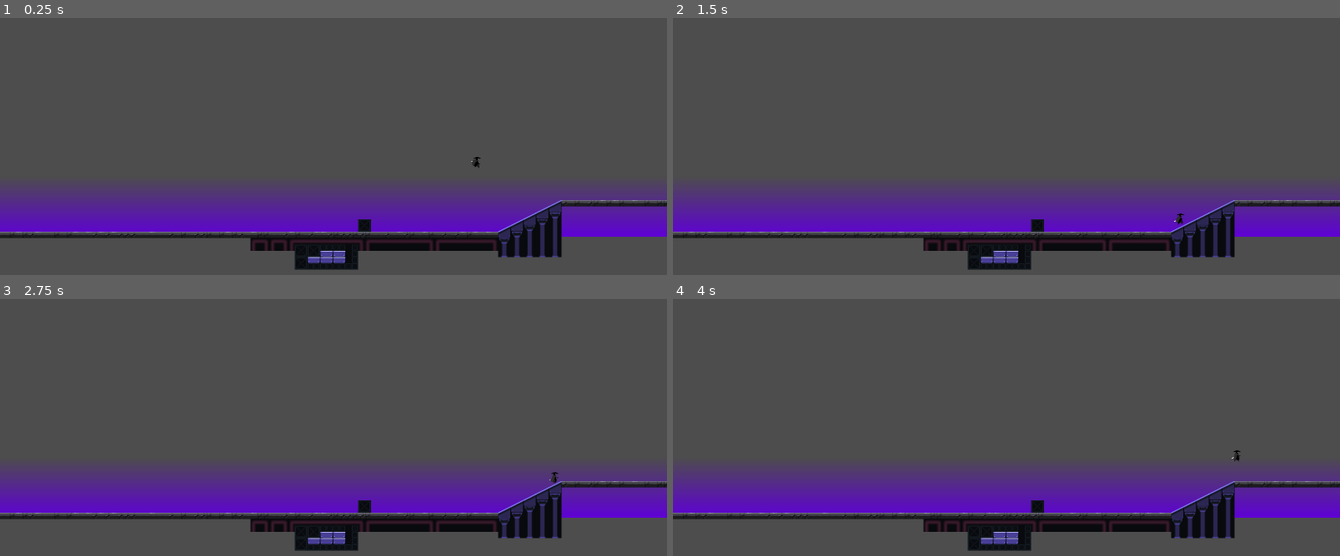
Above: before the commit, frames 1-4 (two rows, left to right).
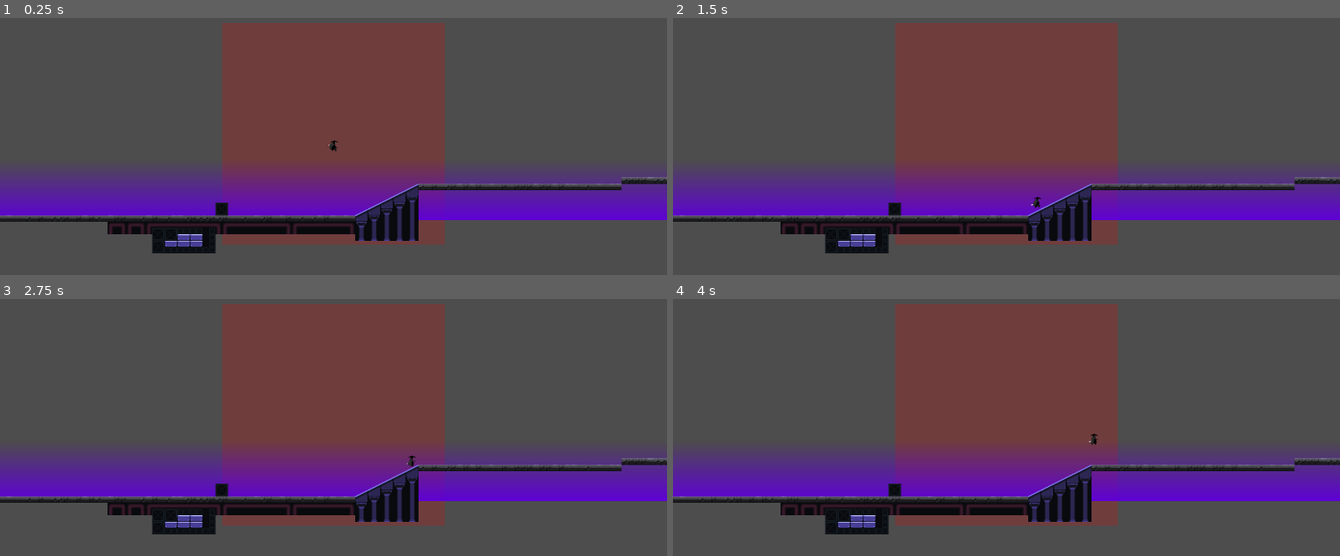
Above: after the commit, the same moments.

Repository: adamsocki/cityBoy2d
Game: Godot game, scene res://level_1.tscn
Same seed, same stepped clock (60 frames per second), same inputs: the game is played once before the commit and once after it.
Inputs (mouse positions are in pixels of both pictures, inside the frame that each line leads up to):
- Up to frame 1 (0.25 s): no input
- Up to frame 2 (1.5 s): move the mouse to (1153, 113) at 0.52 s; hold D (right) from 0.53 s (still down); tap Space (jump) at 0.77 s; tap Enter at 1.25 s; move the mouse to (873, 156) at 1.27 s
- Up to frame 3 (2.75 s): tap Space (jump) at 1.52 s; move the mouse to (400, 316) at 2.02 s; release D (right) at 2.03 s; hold Left (left) from 2.03 s (still down)
- Up to frame 4 (4 s): tap Space (jump) at 2.75, 3.02, 3.77 s; move the mouse to (973, 504) at 2.77 s; release Left (left) at 2.78 s; hold D (right) from 2.78 s (still down); tap Enter at 3.5 s; move the mouse to (1206, 481) at 3.52 s

The runs differ from the first frame. In frame 1, 48% of the frame differs, in the area x 0-100%, y 1-99%; in frame 2, 48%; in frame 3, 48%; in frame 4, 48%.

Commit message:
character in view range

Diff:
--- /dev/null
+++ b/camera.gd
@@ -0,0 +1,159 @@
+extends Camera2D
+
+# Camera follow properties
+@export var target_path: NodePath  # Path to the player node
+@export var follow_speed: float = 5.0
+@export var look_ahead_factor: float = 0.2
+
+# Dead zone properties
+@export var use_dead_zone: bool = true
+@export var dead_zone_width: float = 200  # Width of dead zone in pixels
+@export var dead_zone_height: float = 100  # Height of dead zone in pixels
+
+# Screen shake properties
+var shake_amount: float = 0
+var shake_duration: float = 0
+var default_offset: Vector2 = offset
+
+# Target node reference
+var target: Node2D
+var dead_zone_rect: Rect2
+
+func _ready() -> void:
+	# Get the target node (usually the player)
+	if target_path:
+		target = get_node(target_path)
+		global_position = target.global_position
+
+	# Initialize dead zone rectangle
+	update_dead_zone()
+
+func update_dead_zone() -> void:
+	var screen_size = get_viewport_rect().size
+	var center = screen_size / 2
+	#dead_zone_rect = Rect2(
+		#-screen_size.x - dead_zone_width/2,
+		#center.y - dead_zone_height/2,
+		#dead_zone_width,
+		#dead_zone_height
+	#)
+	# INIT POSITION and SIZE of DEAD ZONE
+	dead_zone_rect.position = get_parent().global_position
+	dead_zone_rect.position.x -= dead_zone_width  / 2
+	dead_zone_rect.position.y -= dead_zone_height / 2
+
+	dead_zone_rect.size = Vector2(dead_zone_width,dead_zone_height)
+
+	#print(dead_zone_rect)
+
+func _physics_process(delta: float) -> void:
+	if not target:
+		return
+
+	var target_pos = target.global_position
+	var camera_pos = global_position
+
+
+	var screenSize = get_viewport_rect().size
+	var topLeftPos = global_position - screenSize
+
+
+	var screen_size = get_viewport_rect().size
+	var center = screen_size / 2
+
+	if use_dead_zone:
+		#dead_zone_rect.position = get_parent().global_position
+		var target_viewport_pos = get_viewport_transform() * (target_pos)
+		#print(get_viewport().get_visible_rect().position)
+		#var screen_position = get_transform().xform_inv(global_position)
+		print(target_viewport_pos)
+		# CHECK 1
+		#
+		#
+		#
+		#if target_viewport_pos.x > center.x - dead_zone_width / 2:
+			#print("target.x > deadzone.x1")
+
+
+		if is_target_in_zone(target_viewport_pos):
+			print("target in deadzone")
+		else:
+			print("target not deadzone")
+		pass
+
+
+
+
+
+	#if use_dead_zone:
+		## Convert target's global position to local viewport coordinates
+		#var target_viewport_pos = get_viewport_transform() * (target_pos - global_position)
+		#
+		## Check if target is outside dead zone and calculate new camera position
+		#if not dead_zone_rect.has_point(target_viewport_pos):
+			## Horizontal movement
+			#if target_viewport_pos.x < dead_zone_rect.position.x:
+				#camera_target.x = target_pos.x + dead_zone_rect.position.x
+			#elif target_viewport_pos.x > dead_zone_rect.end.x:
+				#camera_target.x = target_pos.x - (get_viewport_rect().size.x - dead_zone_rect.end.x)
+			#
+			## Vertical movement
+			#if target_viewport_pos.y < dead_zone_rect.position.y:
+				#camera_target.y = target_pos.y + dead_zone_rect.position.y
+			#elif target_viewport_pos.y > dead_zone_rect.end.y:
+				#camera_target.y = target_pos.y - (get_viewport_rect().size.y - dead_zone_rect.end.y)
+	#else:
+		## Regular follow behavior
+		#camera_target = target_pos
+		#
+		## Add look-ahead based on player velocity if available
+		#if target.has_method("get_velocity"):
+			#var target_velocity = target.get_velocity()
+			#camera_target += target_velocity * look_ahead_factor
+	#
+	## Smoothly move camera to target position
+	#global_position = global_position.lerp(camera_target, follow_speed * delta)
+	#
+	## Apply screen shake if active
+	#if shake_duration > 0:
+		#shake_duration -= delta
+		#offset = default_offset + Vector2(
+			#randf_range(-1.0, 1.0) * shake_amount,
+			#randf_range(-1.0, 1.0) * shake_amount
+		#)
+		#
+		#if shake_duration <= 0:
+			#shake_duration = 0
+			#offset = default_offset
+
+
+func is_target_in_zone(targetPos: Vector2) -> bool:
+	var screen_size = get_viewport_rect().size
+	var center = screen_size / 2
+	print("center.x1_", center.x - dead_zone_width / 2)
+	print("center.x2_", center.x + dead_zone_width / 2)
+
+	print("center.y_1", center.y - dead_zone_height / 2)
+	print("center.y_2", center.y + dead_zone_height / 2)
+
+	if targetPos.x < center.x - dead_zone_width / 2:
+		return false
+	if targetPos.x > center.x + dead_zone_width / 2:
+		return false
+	if targetPos.y < center.y - dead_zone_height / 2:
+		return false
+	if targetPos.y > center.y + dead_zone_height / 2:
+		return false
+
+	return true
+#
+# Function to trigger screen shake
+func shake(amount: float, duration: float) -> void:
+	shake_amount = amount
+	shake_duration = duration
+
+# Optional: Debug draw to visualize dead zone (can be removed in production)
+func _draw() -> void:
+	if use_dead_zone:
+		var color = Color(1, 0, 0, 0.2)
+		draw_rect(dead_zone_rect, color, true)
--- /dev/null
+++ b/camera.tscn
@@ -0,0 +1,6 @@
+[gd_scene load_steps=2 format=3 uid="uid://b4b2l3ltg0i4q"]
+
+[ext_resource type="Script" path="res://camera.gd" id="1_lq6j8"]
+
+[node name="Camera" type="Camera2D"]
+script = ExtResource("1_lq6j8")
--- /dev/null
+++ b/debug.gd
@@ -0,0 +1,20 @@
+extends Node2D
+
+
+# Called when the node enters the scene tree for the first time.
+func _ready():
+	pass # Replace with function body.
+
+
+# Called every frame. 'delta' is the elapsed time since the previous frame.
+func _process(delta):
+	print(get_viewport().get_mouse_position())
+	pass
+
+
+
+func _draw():
+	var rec_draw: Rect2
+	rec_draw = Rect2(10, 100, 50, 150)
+	var color = Color(1, 0, 0, 0.2)
+	draw_rect(rec_draw, color, true)
--- /dev/null
+++ b/debug.tscn
@@ -0,0 +1,6 @@
+[gd_scene load_steps=2 format=3 uid="uid://de7p3wvalho0q"]
+
+[ext_resource type="Script" path="res://debug.gd" id="1_5a2vr"]
+
+[node name="Debug" type="Node2D"]
+script = ExtResource("1_5a2vr")
--- a/level_1.tscn
+++ b/level_1.tscn
@@ -1,9 +1,9 @@
 [gd_scene load_steps=7 format=4 uid="uid://igy6qgfovy27"]
 
 [ext_resource type="PackedScene" uid="uid://dmdrl0thpaxpr" path="res://player.tscn" id="1_3auba"]
+[ext_resource type="PackedScene" uid="uid://b4b2l3ltg0i4q" path="res://camera.tscn" id="1_mvtv6"]
 [ext_resource type="Texture2D" uid="uid://bh2a3kfwnuv4" path="res://Sidescroller Shooter - Central City/Background/Frontal Fog.png" id="3_0qa7e"]
 [ext_resource type="Texture2D" uid="uid://l6ehu5kfhc6c" path="res://Sidescroller Shooter - Central City/Assets/Tiles.png" id="3_i388y"]
-[ext_resource type="PackedScene" uid="uid://cg4jo8iiis13b" path="res://ViewportEdge.tscn" id="4_p4hyt"]
 
 [sub_resource type="TileSetAtlasSource" id="TileSetAtlasSource_ajdq7"]
 texture = ExtResource("3_i388y")
@@ -74,6 +74,11 @@
 
 [node name="Level1" type="Node2D"]
 
+[node name="Camera" parent="." instance=ExtResource("1_mvtv6")]
+target_path = NodePath("../Player")
+dead_zone_width = 800.0
+dead_zone_height = 800.0
+
 [node name="FrontalFog" type="Sprite2D" parent="."]
 position = Vector2(666.5, 1036)
 scale = Vector2(314.188, 1.86111)
@@ -93,12 +98,3 @@
 scale = Vector2(1.42769, 1.42769)
 tile_map_data = PackedByteArray("AAAYACEAAAAEAAgAAAAZACEAAAAEAAgAAAAaACEAAAAEAAcAAAAbACEAAAAEAAcAAAAcACEAAAAFAAgAAAAdAC …(6000 unchanged characters)…
 tile_set = SubResource("TileSet_e0015")
-
-[node name="Camera2D" type="Camera2D" parent="."]
-position = Vector2(1200, 800)
-scale = Vector2(4.742, 8.914)
-
-[node name="ViewportEdge" parent="Camera2D" node_paths=PackedStringArray("camera") instance=ExtResource("4_p4hyt")]
-position = Vector2(-255.588, -93.2241)
-scale = Vector2(0.210881, 0.112183)
-camera = NodePath("..")
--- a/player.gd
+++ b/player.gd
@@ -32,7 +32,6 @@
 func _physics_process(delta):
 	var input_dir = Input.get_action_strength("right") - Input.get_action_strength("left")
 
-	# Handle horizontal movement
 	if input_dir != 0:
 		velocity.x += input_dir * acceleration * delta
 		velocity.x = clamp(velocity.x, -max_speed, max_speed)
@@ -40,7 +39,6 @@
 		var friction = 1000.0
 		velocity.x = move_toward(velocity.x, 0, friction * delta)
 
-	# Handle vertical movement
 	if not is_grounded():
 		velocity.y += gravity * delta
 		if isJumping and Input.is_action_just_pressed("jump"):
@@ -48,12 +46,10 @@
 	elif Input.is_action_just_pressed("jump"):
 		jump()
 
-	# Set up floor parameters
-	floor_snap_length = 32  # Adjust based on tile size
-	floor_max_angle = deg_to_rad(45)  # Maximum slope angle
-	floor_stop_on_slope = true  # Prevent sliding
+	floor_snap_length = 32
+	floor_max_angle = deg_to_rad(45)
+	floor_stop_on_slope = true
 
-	# Apply movement
 	move_and_slide()
 	update_animation_state()
 
Not shown, changed: .DS_Store
